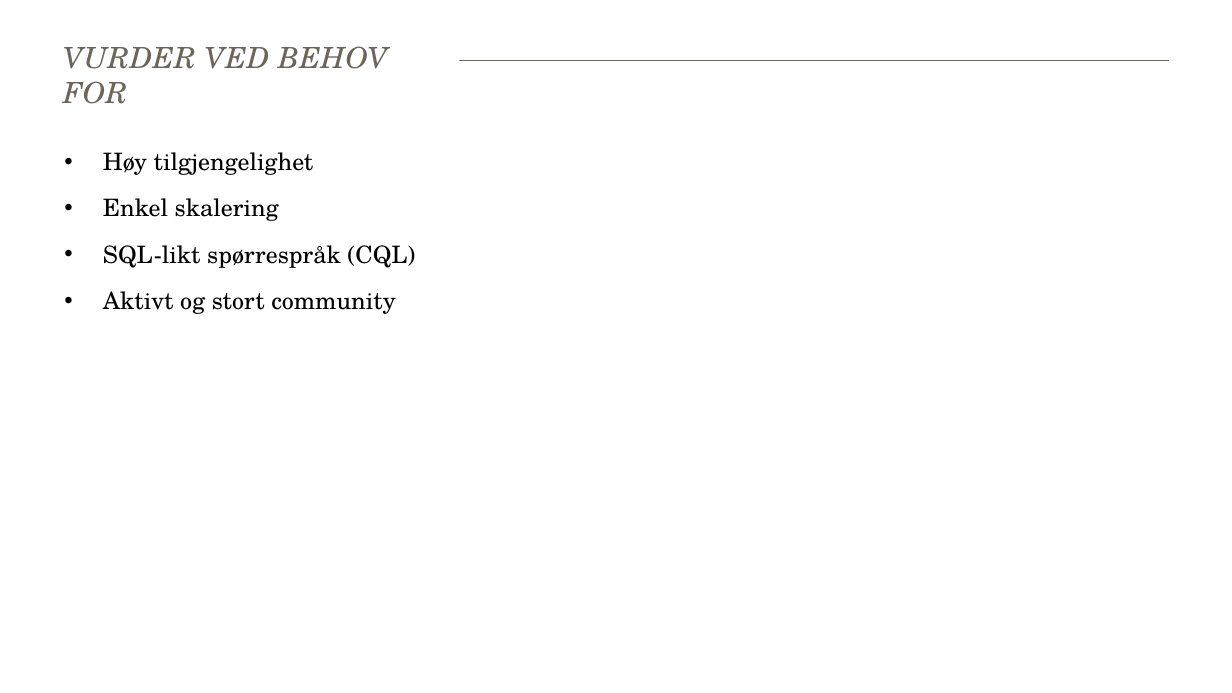
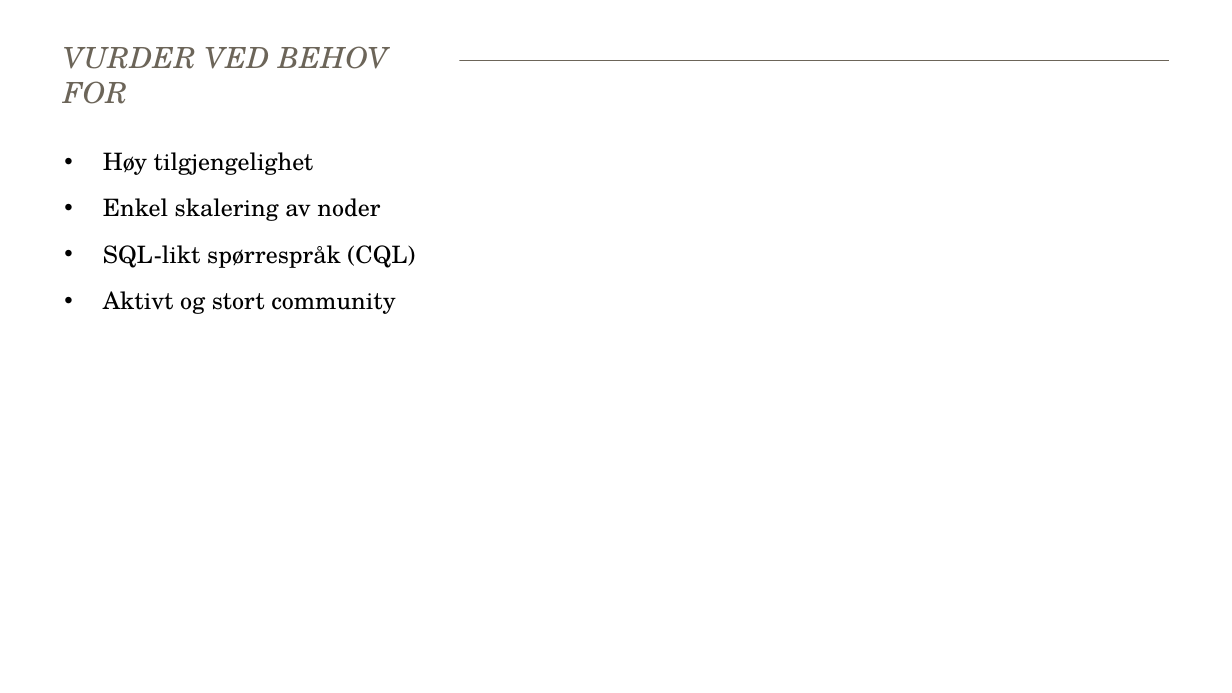
Before and after one commit to baakind/cassandra-workshop, a slide deck: slide 7 of intro.pptx. Drawn at 1232x693 pixels with LibreOffice and Linux fonts; fonts in the diff are those of the drawing. Boxes give left, top, right and bottom in pixels: in the first picture for what was removed or moved away, otherwise in the second. Text is boxed around its words. In the diff, an @@ line names an element or a change of style, - is before the commit and + after.

```diff
--- a/intro.pptx
+++ b/intro.pptx
@@ text at (x1=103, y1=198, x2=380, y2=221): text changed @@
-• Enkel skalering
+• Enkel skalering av noder
```
Also in this commit, not shown: 1 other file.
